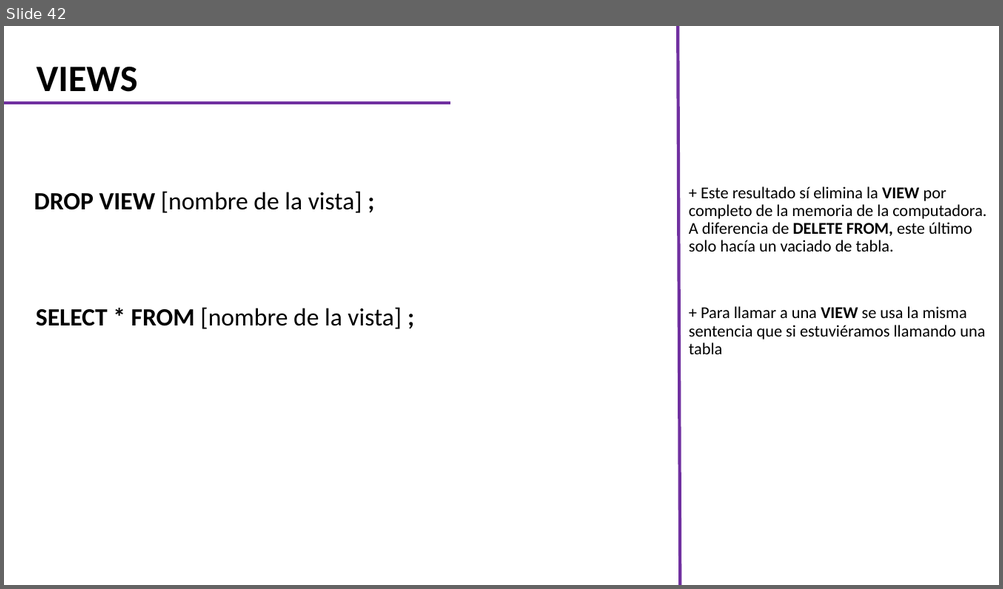
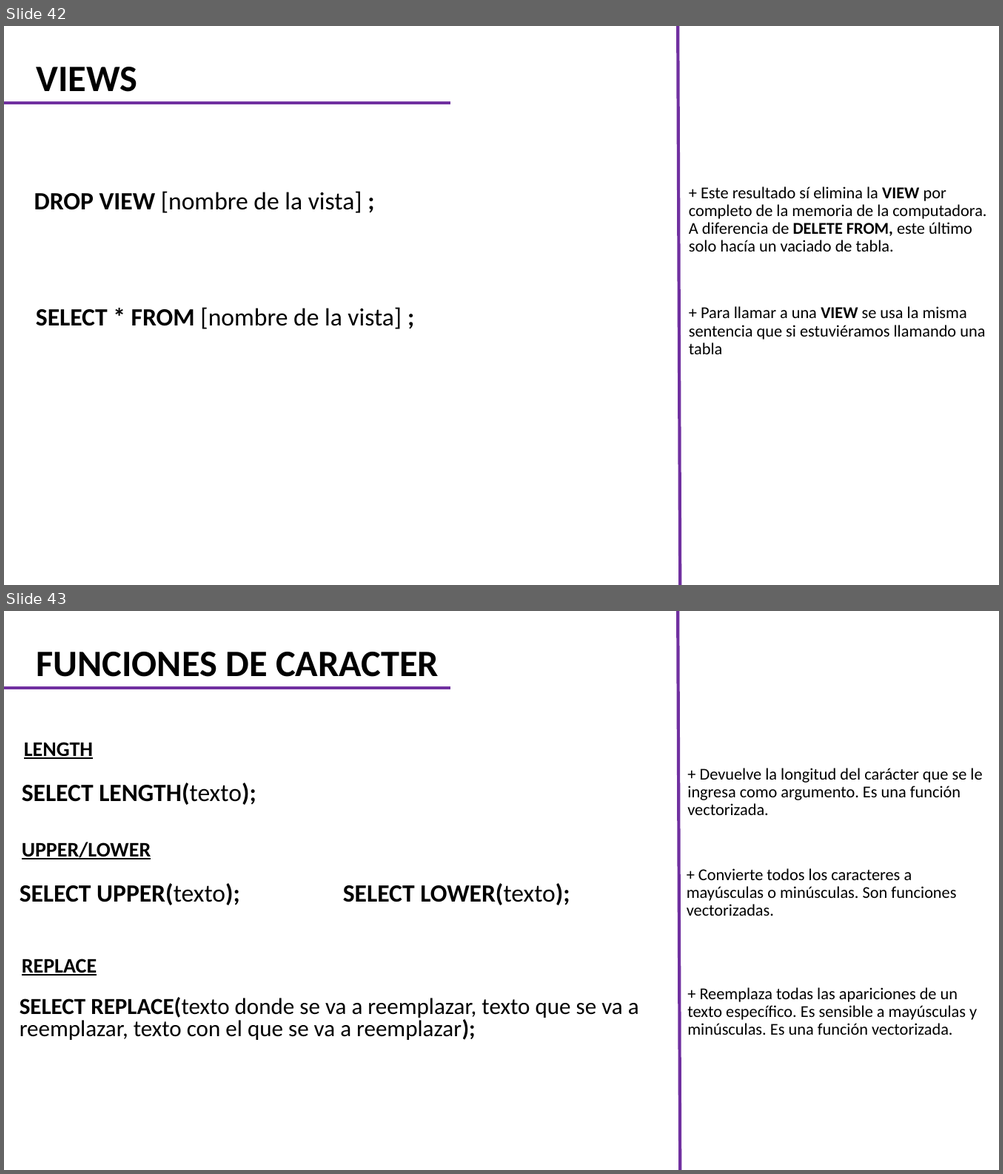
Before and after one commit to CarlosCamposs/Curso-AABD_SQL, a slide deck: Curso AABD-SQL (Notas).pptx. Shown one above the other, each under a label of ours: slide 42 before the commit, slides 42 and 43 after it. The pictures are 1003x589 and 1003x1174 pixels, drawn with LibreOffice and Linux fonts; fonts in the diff are those of the drawing. Boxes give left, top, right and bottom in pixels: in the first picture for what was removed or moved away, otherwise in the second. Text is boxed around its words. In the diff, an @@ line names an element or a change of style, - is before the commit and + after.

```diff
--- a/Curso AABD-SQL (Notas).pptx
+++ b/Curso AABD-SQL (Notas).pptx
@@ slide 43 added at box(4, 611, 999, 1170), background #FFFFFF @@
@@ line added from (680, 1170) to (677, 611), #7030A0 3 pt @@
@@ title added at box(37, 652, 438, 677), 36 pt, text #000000, bold @@
+FUNCIONES DE CARACTER
@@ line added from (4, 689) to (450, 689), #7030A0 3 pt @@
@@ text added at box(24, 742, 93, 759), 20 pt, text #000000, bold, underline @@
+LENGTH
@@ subtitle added at box(22, 783, 256, 805), 24 pt, text #000000, bold @@
+SELECT LENGTH(texto);
@@ text added at box(687, 768, 982, 815), 16 pt, text #000000 @@
++ Devuelve la longitud del carácter que se le ingresa como argumento. Es una función vectorizada.
@@ text added at box(22, 842, 151, 860), 20 pt, text #000000, bold, underline @@
+UPPER/LOWER
@@ text added at box(686, 869, 956, 916), 16 pt, text #000000 @@
++ Convierte todos los caracteres a mayúsculas o minúsculas. Son funciones vectorizadas.
@@ text added at box(20, 883, 240, 906), 24 pt, text #000000, bold @@
+SELECT UPPER(texto);
@@ text added at box(343, 883, 569, 906), 24 pt, text #000000, bold @@
+SELECT LOWER(texto);
@@ text added at box(22, 959, 96, 976), 20 pt, text #000000, bold, underline @@
+REPLACE
@@ text added at box(687, 988, 976, 1035), 16 pt, text #000000 @@
++ Reemplaza todas las apariciones de un texto específico. Es sensible a mayúsculas y minúsculas. Es una función vectorizada.
@@ text added at box(20, 997, 639, 1040), 22.2 pt, text #000000 @@
+SELECT REPLACE(texto donde se va a reemplazar, texto que se va a reemplazar, texto con el que se va a reemplazar);
```
Also in this commit, not shown: 3 other slides added.
